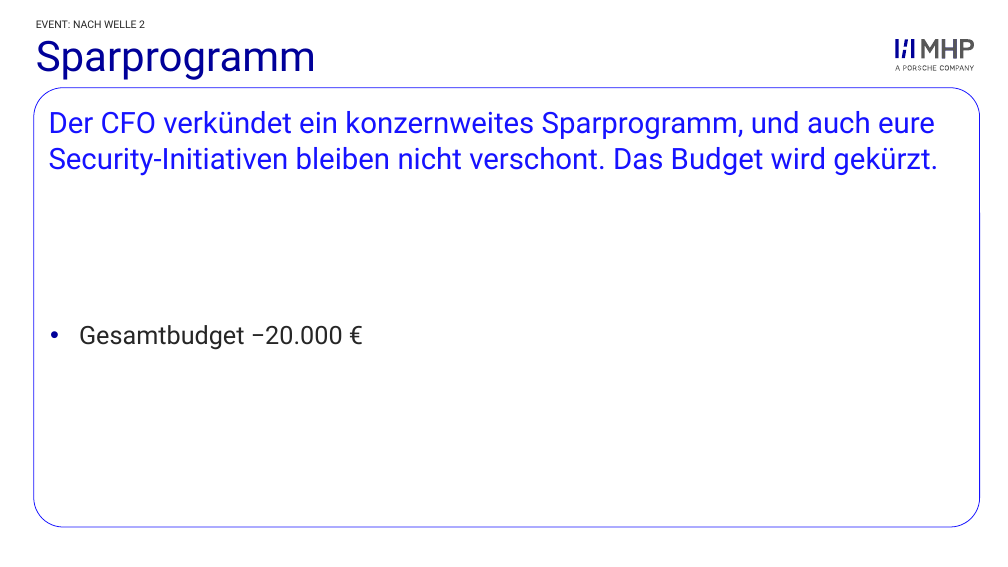
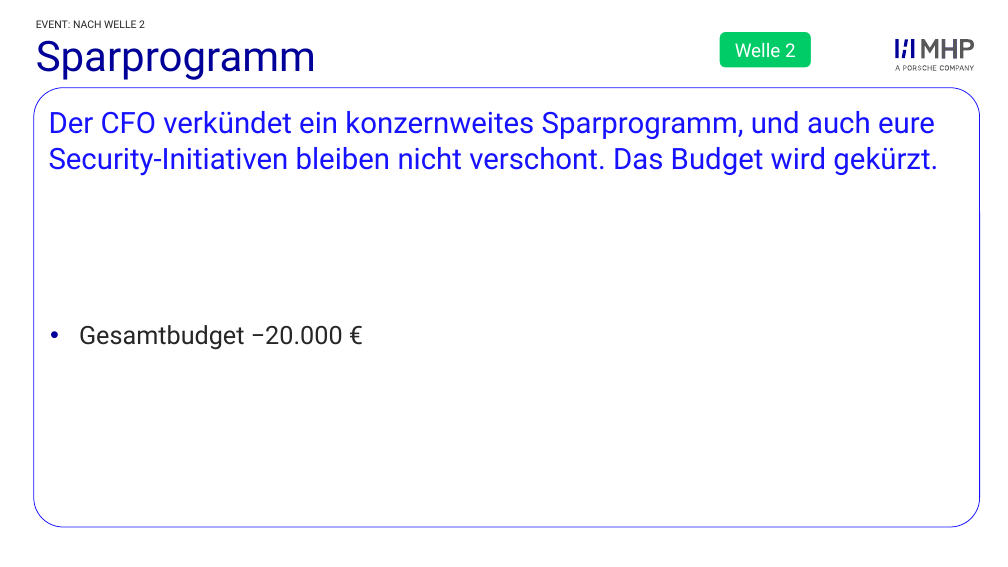
Before and after one commit to ClaudioSt/security-planspiel, a slide deck: slide 4 of final_documents/Events_Security-Game.pptx. Drawn at 1008x567 pixels with LibreOffice and Linux fonts; fonts in the diff are those of the drawing; background and template pictures are left out. Boxes give left, top, right and bottom in pixels: in the first picture for what was removed or moved away, otherwise in the second. Text is boxed around its words. In the diff, an @@ line names an element or a change of style, - is before the commit and + after.

Commit message:
farbige level und welle

```diff
--- a/final_documents/Events_Security-Game.pptx
+++ b/final_documents/Events_Security-Game.pptx
@@ rounded rectangle added at <box>719,31,812,69</box>, fill #00CC67, outline #FFFFFF 2 pt, 18 pt, text #FFFFFF @@
+Welle 2
```
Also in this commit, not shown: 8 other slides changed, 4 other files.
